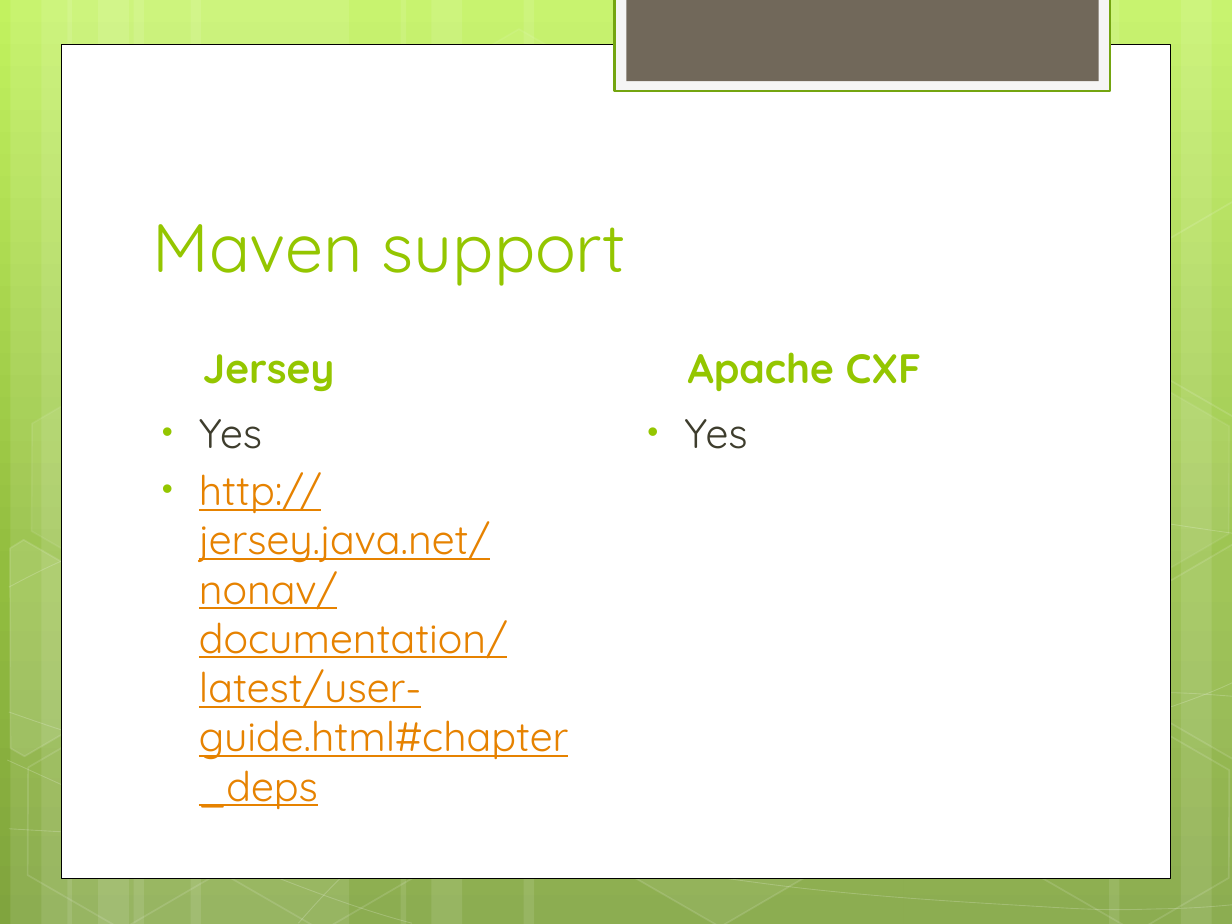
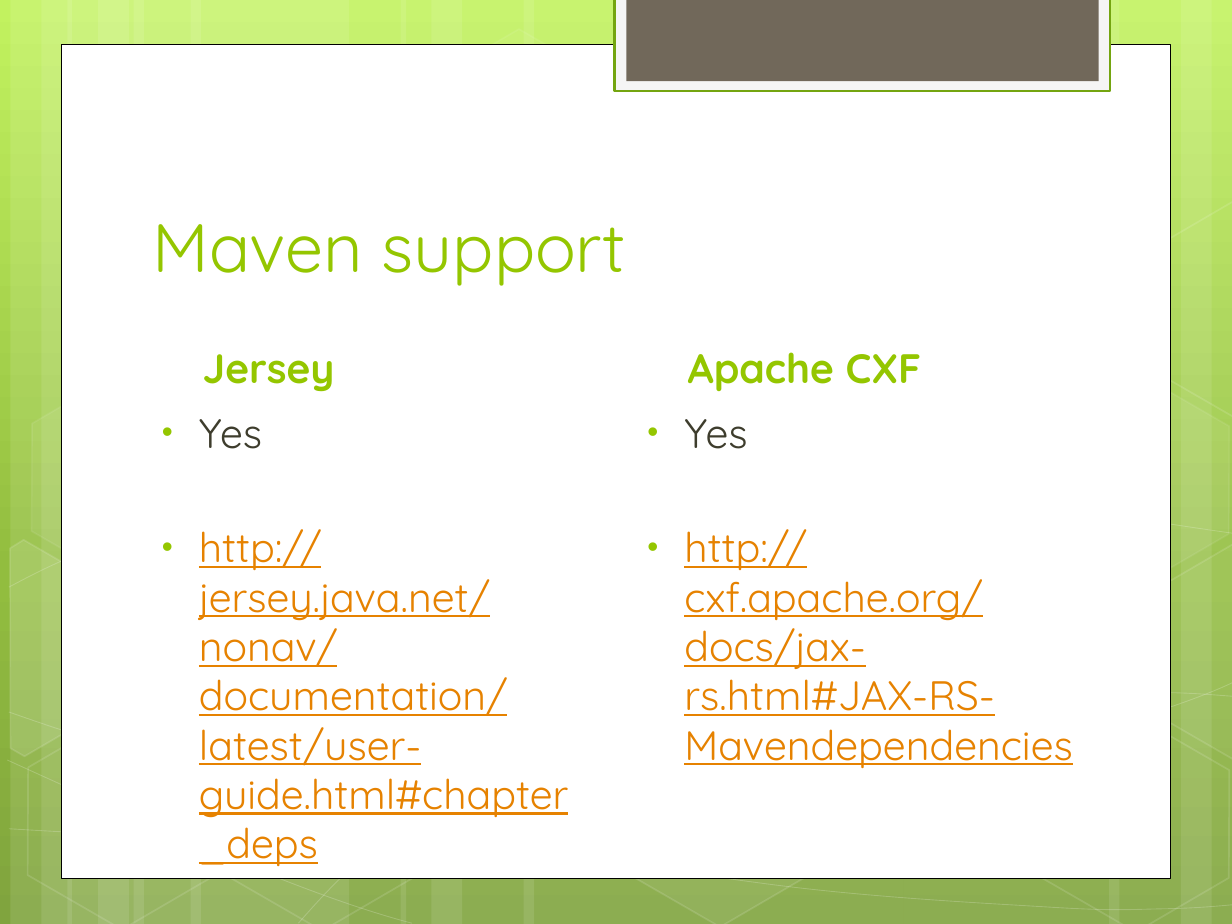
Before and after one commit to shaileshkv/restful-webservice-demo-project, a slide deck: slide 4 of wiki/other/Webservice framework comparison.pptx. Drawn at 1232x924 pixels with LibreOffice and Linux fonts; fonts in the diff are those of the drawing. Boxes give left, top, right and bottom in pixels: in the first picture for what was removed or moved away, otherwise in the second. Text is boxed around its words. In the diff, an @@ line names an element or a change of style, - is before the commit and + after.

```diff
--- a/wiki/other/Webservice framework comparison.pptx
+++ b/wiki/other/Webservice framework comparison.pptx
@@ text "Yes" rewrapped from [199,419,569,809] to [199,419,569,866] @@
@@ text at [684,529,1072,769]: paragraph added @@
+• http://cxf.apache.org/docs/jax-rs.html#JAX-RS-Mavendependencies
```
Also in this commit, not shown: 10 other slides changed, 1 slide added, 2 slides removed.
